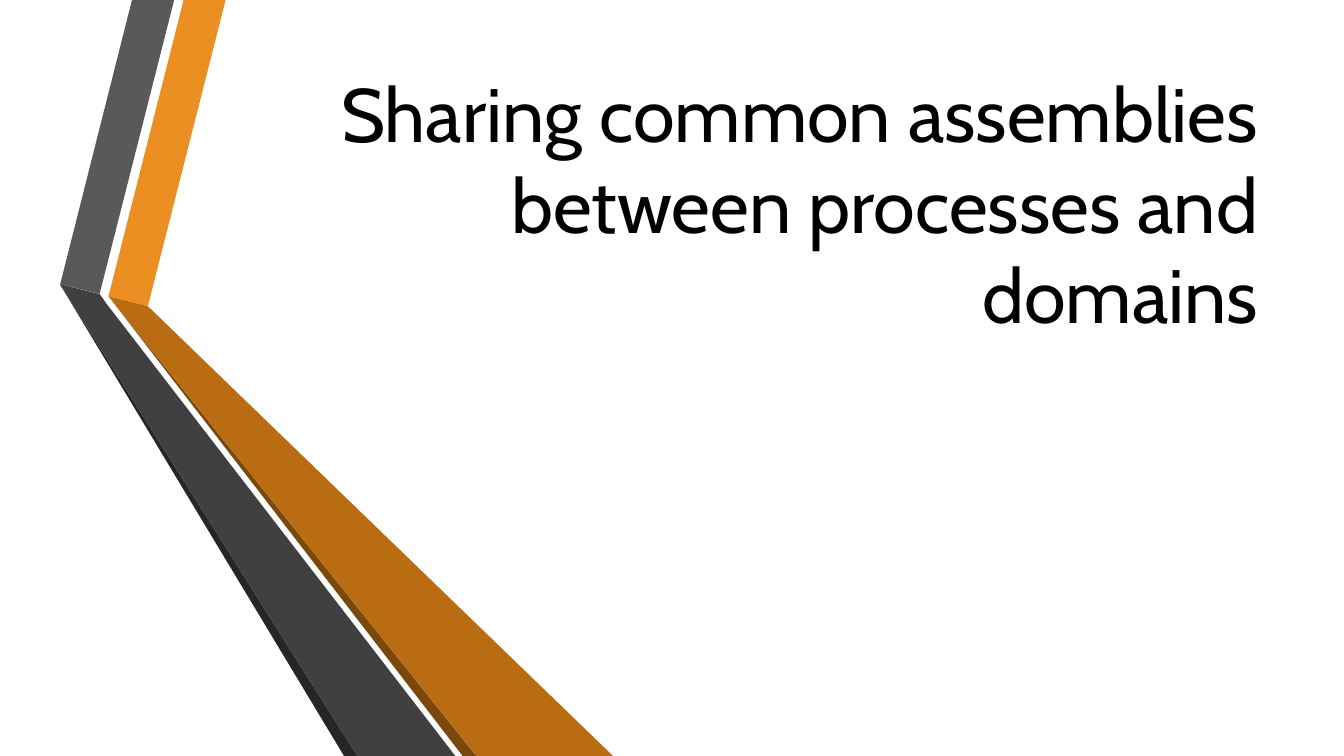
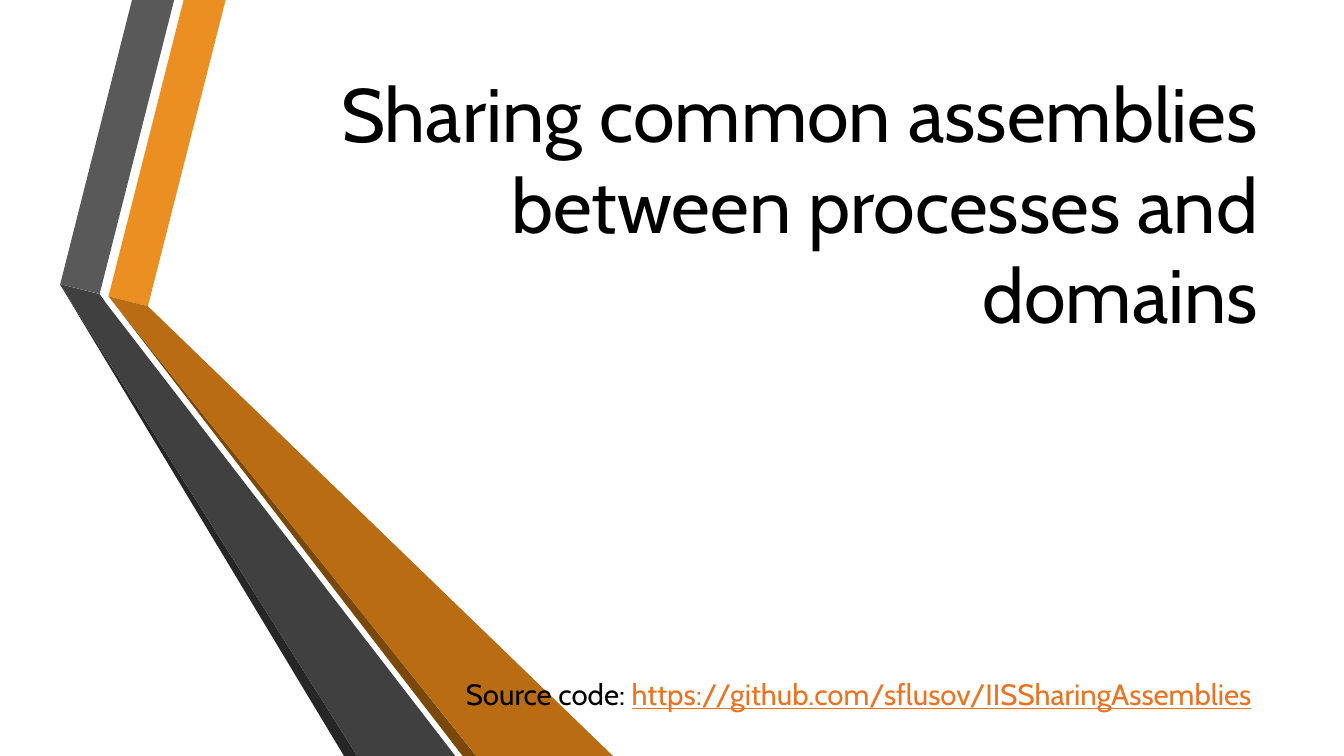
Before and after one commit to sflusov/IISSharingAssemblies, a slide deck: slide 1 of presentation/Sharing common assemblies.pptx. Drawn at 1344x756 pixels with LibreOffice and Linux fonts; fonts in the diff are those of the drawing; background and template pictures are left out. Boxes give left, top, right and bottom in pixels: in the first picture for what was removed or moved away, otherwise in the second. Text is boxed around its words. In the diff, an @@ line names an element or a change of style, - is before the commit and + after.

```diff
--- a/presentation/Sharing common assemblies.pptx
+++ b/presentation/Sharing common assemblies.pptx
@@ text added at <box>466,680,1252,712</box>, 21 pt, text #EC7220, underline @@
+Source code: https://github.com/sflusov/IISSharingAssemblies
```
Also in this commit, not shown: 1 other slide changed.
